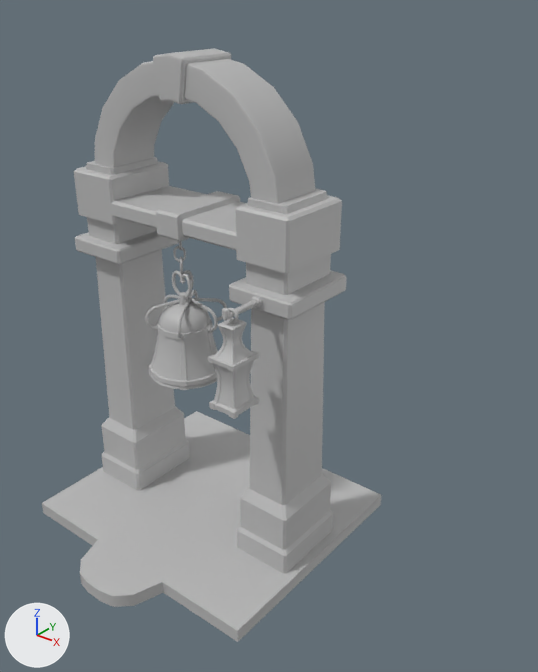
Two versions of the FBX model ECO/Assets/Assets/Campanas/CampanasArt/MedievalBell/MedievalBellSet.fbx, one commit apart.
The view is the same before and after, from a 50 mm camera at (0.346, -0.176, 0.126) aimed at (0.177, 0.035, -0.005). The lights are fixed; the arrows at lower left show +X, +Y and +Z. Where no turn or scale is listed for an object, it has been applied to the vertices.

The first picture shows 'MedievalBell', 'StructureMedievalBell'.
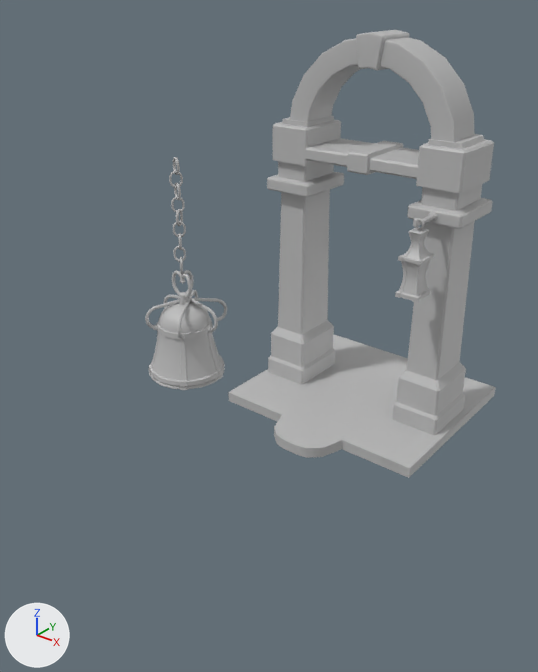
Commit message: Bells fixxx

The change, as JSON lines over the scene's bpy script:
```json
{"op": "add", "block": "me_mesh_001_1", "code": ["me_mesh_001_1 = bpy.data.meshes.new('Mesh.001')", "me_mesh_001_1.from_pydata(...)  # 1152 vertices, 1152 faces; spans x -0.0019..0.0021, y -0.0021..0.002, z -0.0132..0.0132", "me_mesh_001_1.materials.append(mat_medievalbellmat)  # grey #bcbcbc"]}
{"op": "set", "path": "ob_structuremedievalbell.location", "old": "(0.1758, -0.0082, 0.0176)", "new": "(0.1758, 0.1049, 0.0176)"}
{"op": "add", "block": "ob_topcadena", "code": ["ob_topcadena = bpy.data.objects.new('TopCadena', me_mesh_001_1)", "ob_topcadena.location = (0.1745, -0.0094, 0.061)"]}
```

What differs and where, as boxes (x1, y1, x2, y2) in the pictures (538 x 672 px):
```json
{"object": "StructureMedievalBell", "change": "moved", "before": [42, 48, 382, 642], "after": [228, 30, 496, 478]}
{"object": "TopCadena", "change": "added", "after": [169, 157, 186, 237]}
```
